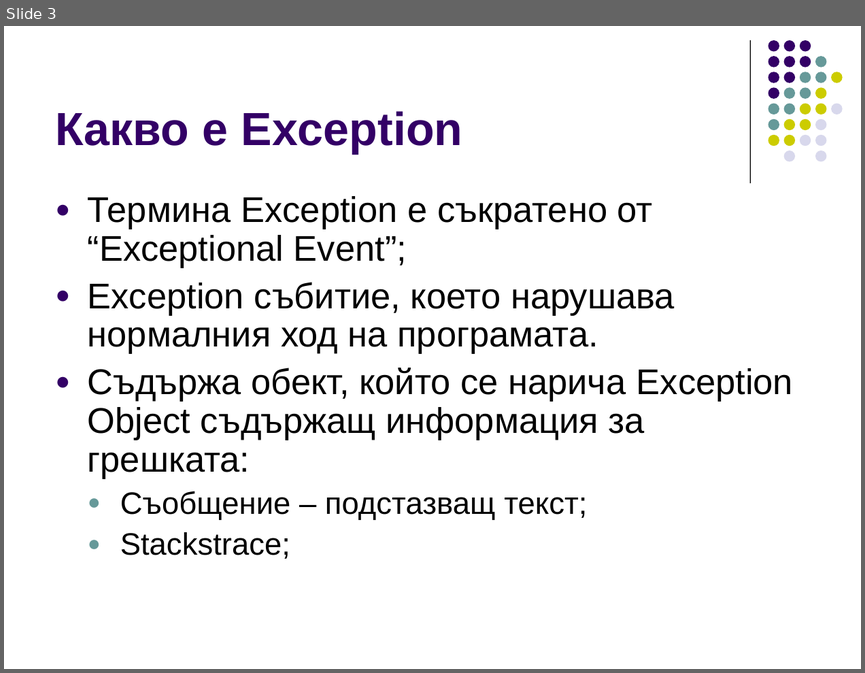
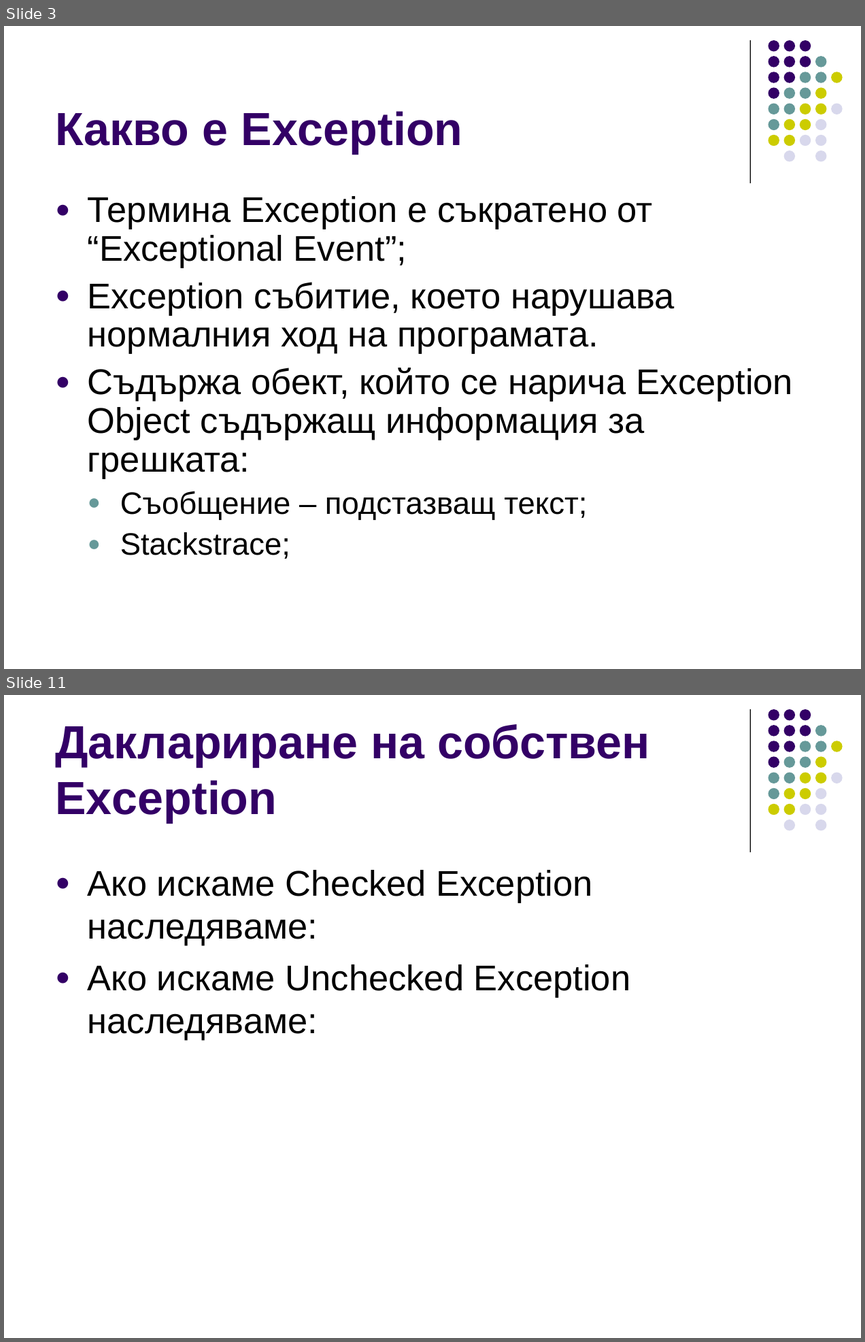
Before and after one commit to ivorusev/startup-factory-java-course, a slide deck: 3-Exceptions.ppt. Shown one above the other, each under a label of ours: slide 3 before the commit, slides 3 and 11 after it; the slides between them are not shown. The pictures are 865x673 and 865x1342 pixels, drawn with LibreOffice and Linux fonts; fonts in the diff are those of the drawing. Boxes give left, top, right and bottom in pixels: in the first picture for what was removed or moved away, otherwise in the second. Text is boxed around its words. In the diff, an @@ line names an element or a change of style, - is before the commit and + after.

Commit message:
some more slides for exceptions

```diff
--- a/3-Exceptions.ppt
+++ b/3-Exceptions.ppt
@@ slide 11 added at (4,695,861,1338), background #FFFFFF; not listed: 32 template elements that a slide beside it also shows @@
@@ title added at (55,724,649,822), 39 pt, text #330066, bold @@
+Даклариране на собствен Exception
@@ text added at (88,870,630,1040), 30 pt, text #000000 @@
+● Ако искаме Checked Exception наследяваме:
+● Ако искаме Unchecked Exception наследяваме:
```
Also in this commit, not shown: 1 slide changed, 8 other slides added, 1 slide removed.
